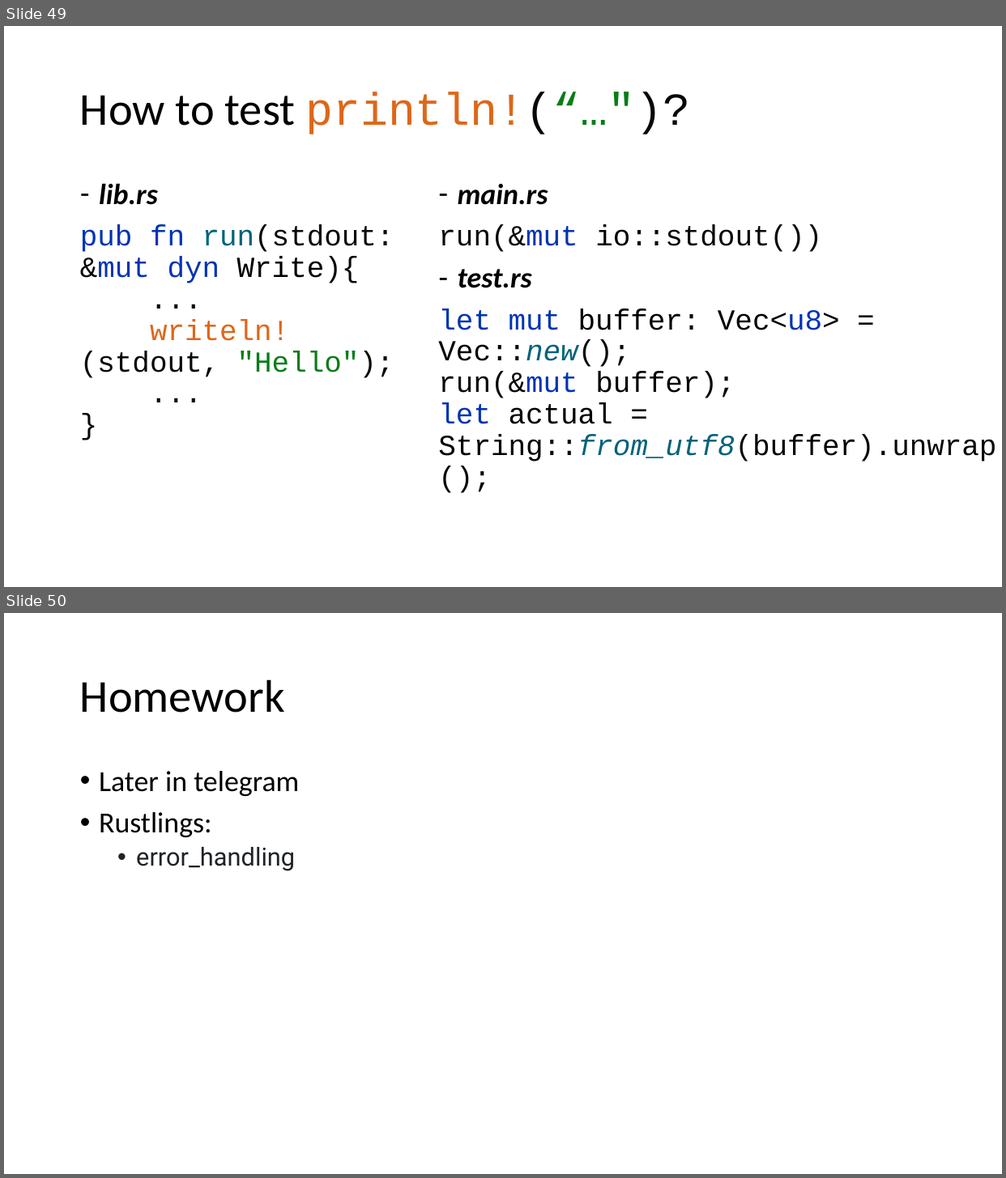
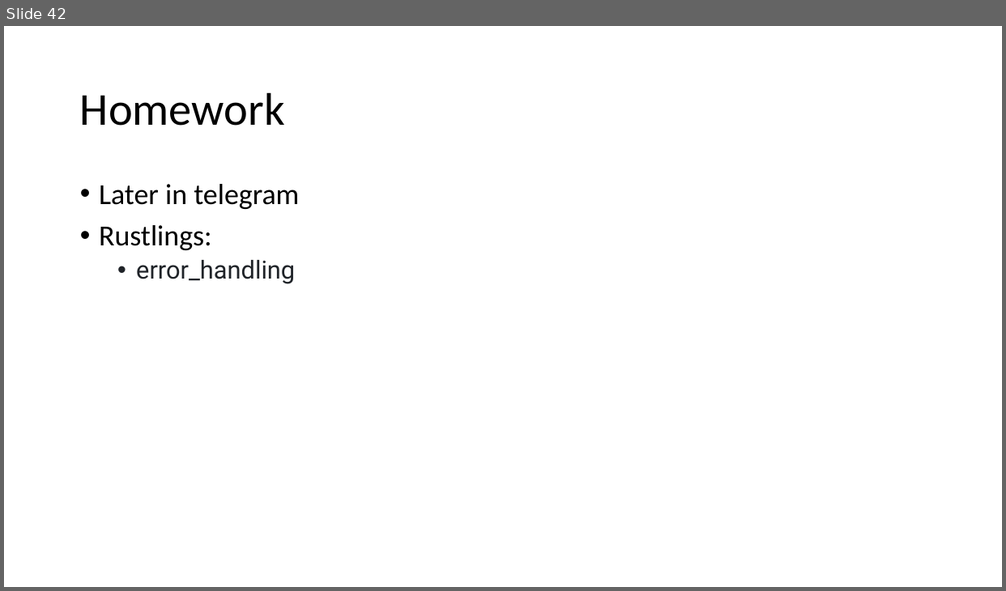
Before and after one commit to kugushev/course-rust-basics, a slide deck: src/10-Advanced/10-Advanced.pptx. Shown one above the other, each under a label of ours: slides 49 and 50 before the commit, slide 42 after it. The pictures are 1006x1178 and 1006x591 pixels, drawn with LibreOffice and Linux fonts; fonts in the diff are those of the drawing. Boxes give left, top, right and bottom in pixels: in the first picture for what was removed or moved away, otherwise in the second. Text is boxed around its words. In the diff, an @@ line names an element or a change of style, - is before the commit and + after.

```diff
--- a/src/10-Advanced/10-Advanced.pptx
+++ b/src/10-Advanced/10-Advanced.pptx
@@ slide 49 removed at [4, 26, 1002, 587], background #FFFFFF @@
@@ title removed at [80, 92, 690, 135] @@
-How to test println!(“…")?
@@ text removed at [80, 183, 394, 378] @@
-– lib.rs
-pub fn run(stdout: &mut dyn Write){
-...
-writeln!(stdout, "Hello");
-...
-}
@@ text removed at [438, 184, 996, 462] @@
-– main.rs
-run(&mut io::stdout())
-– test.rs
-let mut buffer: Vec<u8> = Vec::new();
-run(&mut buffer);
-let actual = String::from_utf8(buffer).unwrap();
@@ what was slide 50 is now slide 42 @@
```
Also in this commit, not shown: 7 other slides removed, 2 other files.
